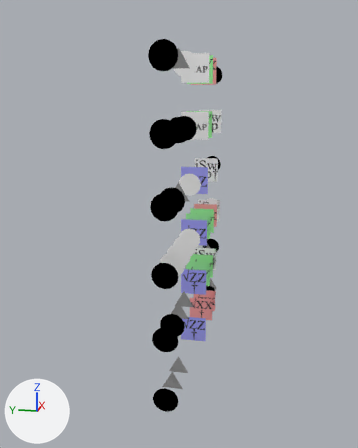
The glTF model testdata/two_qubits_gates.gltf: old version first, new version second.
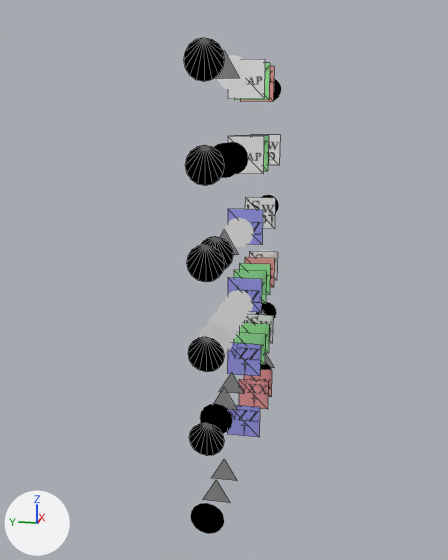
Each version appears first whole from a camera (50 mm lens) standing at (-23.11, -3.04, -1.17) and looking at (-5.72, 0.44, -5.52), and next in a close-up from a camera (50 mm lens) standing at (-22.28, -2.85, -1.26) and looking at (-11.14, -0.62, -4.05). Lighting does not change. The marker at lower left points along +X, +Y and +Z. The close-ups show mesh edges as thin lines. Vertices at the same position are counted once.
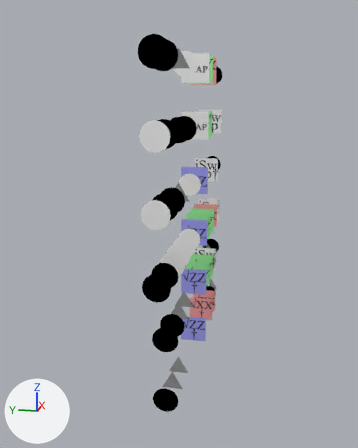
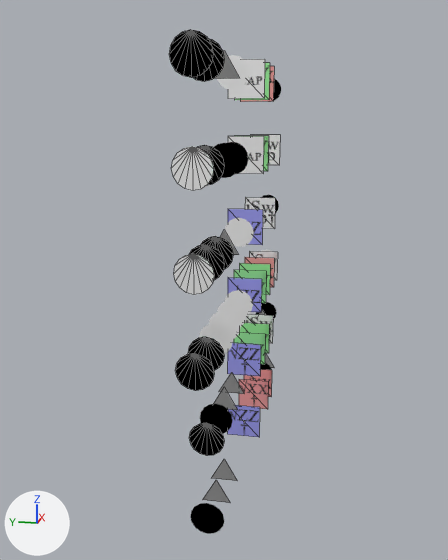
Changed parts and their boxes [x1, y1, x2, y2] in the close-ups (448 x 560 px):
'Mesh_12', now drawn (black)
    after: [169, 30, 213, 78]
'Mesh_13', now drawn
    after: [172, 147, 214, 191]
'Mesh_13.001', added
    after: [174, 254, 214, 295]
'Mesh_12.001', added (black)
    after: [176, 353, 214, 391]
part 1 of me_mesh_12, added (black)
    after: [169, 30, 214, 391]
part 2 of me_mesh_13, added
    after: [172, 147, 214, 295]
'Mesh_0.010', unchanged, covered by the edit
    before: [184, 38, 224, 81]
    after: [193, 38, 224, 81]
'Mesh_0.014', unchanged, covered by the edit
    before: [185, 145, 224, 186]
    after: [197, 145, 224, 185]

The change, as a list of edits to the scene's bpy script:
```text
Add mat_white_002:
    mat_white_002 = principled_material('white.002')
    mat_white_002.base_color = (1.0, 1.0, 1.0)  # white #ffffff
    mat_white_002.metallic = 0.4
Change me_mesh_12:
    used by ob_mesh_12; location = (0.0, 0.0, 0.0)
    remove me_mesh_12.from_pydata(...)  # 78 vertices, 0 faces, 39 loose edges; spans x -11.0..1.0, y 0.0, z -10.0..0.0
    add me_mesh_12.from_pydata(...)  # 20 vertices, 14 faces, 2 loose edges; spans x 0.0, y -0.45..0.45, z -0.45..0.45
    me_mesh_12 part 1: a new loose piece of 16 vertices spanning x 0.0, y -0.4..0.4, z -0.4..0.4, in mat_black_003 (black #000000)
Change me_mesh_13:
    used by ob_mesh_13; location = (0.0, 0.0, 0.0)
    remove me_mesh_13.from_pydata(...)  # 6 vertices, 0 faces, 3 loose edges; spans x -3.0..0.0, y 0.0, z 1.5..2.5
    remove me_mesh_13.materials.append(mat_red)  # red #ff0000
    add me_mesh_13.from_pydata(...)  # 20 vertices, 14 faces, 18 loose edges; spans x 0.0, y -0.45..0.45, z -0.45..0.45
    me_mesh_13 part 2: a new loose piece of 16 vertices spanning x 0.0, y -0.4..0.4, z -0.4..0.4, in mat_white_002 (white #ffffff)
    add me_mesh_13.materials.append(mat_white_002)  # white #ffffff
Change ob_mesh_12:
    ob_mesh_12.location: (0.0, 0.0, 0.0) -> (-11.0, 0.0, 0.0)
Change ob_mesh_13:
    ob_mesh_13.location: (0.0, 0.0, 0.0) -> (-11.0, 0.0, -2.0)
Add ob_mesh_12_001:
    ob_mesh_12_001 = bpy.data.objects.new('Mesh_12.001', me_mesh_12)
    ob_mesh_12_001.location = (-11.0, 0.0, -6.0)
Add ob_mesh_13_001:
    ob_mesh_13_001 = bpy.data.objects.new('Mesh_13.001', me_mesh_13)
    ob_mesh_13_001.location = (-11.0, 0.0, -4.0)
```
